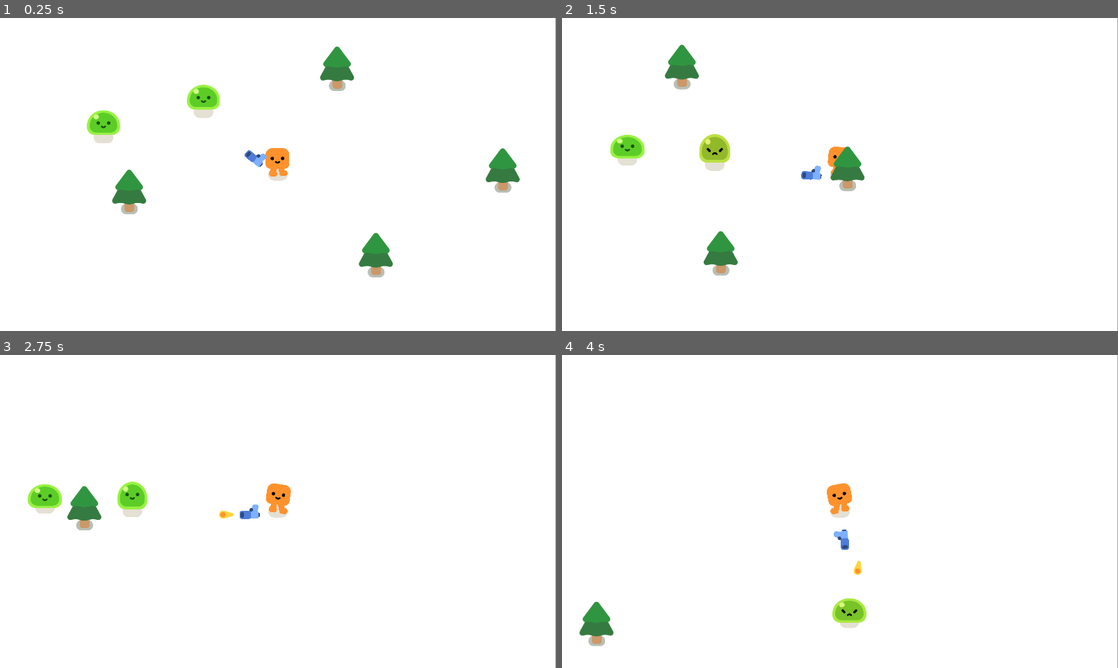
Above: before the commit, frames 1-4 (two rows, left to right).
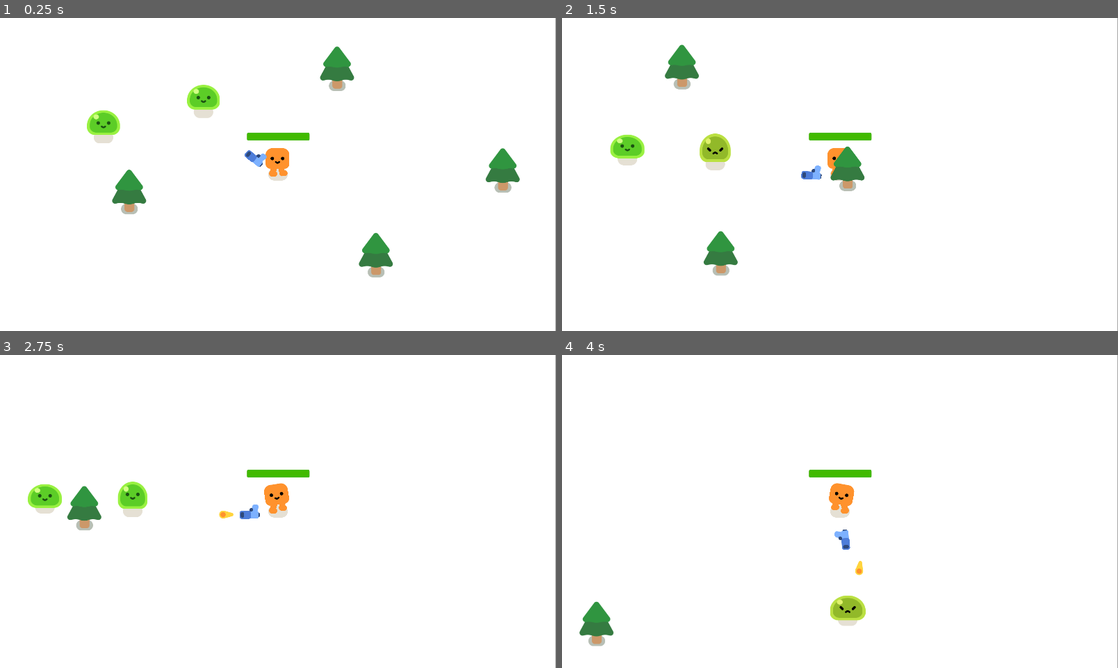
Above: after the commit, the same moments.

Repository: cdhumphreys/godot-vs-like
Game: Godot game, scene res://game.tscn
Two runs of this game, one before a commit and one after it. Both use one fixed random seed, a clock stepped at 60 frames per second and the inputs below.
Inputs:
- Up to frame 1 (0.25 s): no input
- Up to frame 2 (1.5 s): hold D (move_right) 0.53-1.28 s; hold S (move_down) from 1.28 s (still down)
- Up to frame 3 (2.75 s): release S (move_down) at 2.03 s; hold D (move_right) from 2.03 s (still down)
- Up to frame 4 (4 s): release D (move_right) at 2.78 s; hold W (move_up) 2.78-3.53 s; hold A (move_left) from 3.53 s (still down)

The runs differ from the first frame. In frame 1, 0.3% of the frame differs, in the area x 44-56%, y 36-49%; in frame 2, 0.4%; in frame 3, 0.5%; in frame 4, 1.0%, in the area x 44-56%, y 36-88%.

Commit message:
added health bar

Diff:
--- a/Player.gd
+++ b/Player.gd
@@ -1,15 +1,24 @@
 extends CharacterBody2D
 class_name Player
+
+signal health_depleted
+
 @onready var happy_boo = $HappyBoo
+@onready var hurt_box = %HurtBox
+@onready var progress_bar = %ProgressBar
+
+@export var MAX_HEALTH: float
+@export var DAMAGE_RATE: float
+
+var health = 0.0
+
+func _ready():
+	health = MAX_HEALTH
+	progress_bar.max_value = MAX_HEALTH
+	progress_bar.value = health
 
 
-# Called when the node enters the scene tree for the first time.
-func _ready():
-	pass # Replace with function body.
-
-
-# Called every frame. 'delta' is the elapsed time since the previous frame.
-func _process(delta):
+func _physics_process(delta):
 	var direction = Input.get_vector("move_left", "move_right", "move_up", "move_down")
 
 	velocity = direction.normalized() * 1000
@@ -18,10 +27,17 @@
 		happy_boo.scale.x = -1
 	elif direction.x > 0:
 		happy_boo.scale.x = 1
+	move_and_slide()
 
 	if velocity.length() > 0.0:
 		happy_boo.play_walk_animation()
 	else:
 		happy_boo.play_idle_animation()
 
-	move_and_slide()
+
+	var overlapping_mobs = hurt_box.get_overlapping_bodies()
+	if overlapping_mobs.size() > 0:
+		health -= DAMAGE_RATE * overlapping_mobs.size() * delta
+		progress_bar.value = health
+		if health <= 0.0:
+			health_depleted.emit()
--- a/player.tscn
+++ b/player.tscn
@@ -7,9 +7,29 @@
 [sub_resource type="CircleShape2D" id="CircleShape2D_11gqh"]
 radius = 30.0666
 
+[sub_resource type="StyleBoxFlat" id="StyleBoxFlat_0fy4e"]
+bg_color = Color(0.223529, 0.290196, 0.2, 0.490196)
+corner_radius_top_left = 5
+corner_radius_top_right = 5
+corner_radius_bottom_right = 5
+corner_radius_bottom_left = 5
+
+[sub_resource type="StyleBoxFlat" id="StyleBoxFlat_k7cni"]
+bg_color = Color(0.254902, 0.729412, 0, 1)
+corner_radius_top_left = 5
+corner_radius_top_right = 5
+corner_radius_bottom_right = 5
+corner_radius_bottom_left = 5
+
+[sub_resource type="CapsuleShape2D" id="CapsuleShape2D_x8t4o"]
+radius = 39.0
+height = 108.0
+
 [node name="Player" type="CharacterBody2D"]
 platform_floor_layers = 4294901760
 script = ExtResource("1_tsiss")
+MAX_HEALTH = 200.0
+DAMAGE_RATE = 50.0
 
 [node name="HappyBoo" parent="." instance=ExtResource("2_e6m4q")]
 
@@ -20,3 +40,24 @@
 [node name="Camera2D" type="Camera2D" parent="."]
 
 [node name="Gun" parent="." instance=ExtResource("3_l3b8s")]
+
+[node name="ProgressBar" type="ProgressBar" parent="."]
+unique_name_in_owner = true
+offset_left = -107.0
+offset_top = -144.0
+offset_right = 109.0
+offset_bottom = -117.0
+theme_override_styles/background = SubResource("StyleBoxFlat_0fy4e")
+theme_override_styles/fill = SubResource("StyleBoxFlat_k7cni")
+value = 100.0
+show_percentage = false
+
+[node name="HurtBox" type="Area2D" parent="."]
+unique_name_in_owner = true
+collision_layer = 0
+collision_mask = 2
+
+[node name="CollisionShape2D" type="CollisionShape2D" parent="HurtBox"]
+position = Vector2(-1, -39)
+shape = SubResource("CapsuleShape2D_x8t4o")
+debug_color = Color(0.94902, 0.101961, 0.505882, 0.419608)
Not shown: 1 places in player.tscn that only renumber resources
